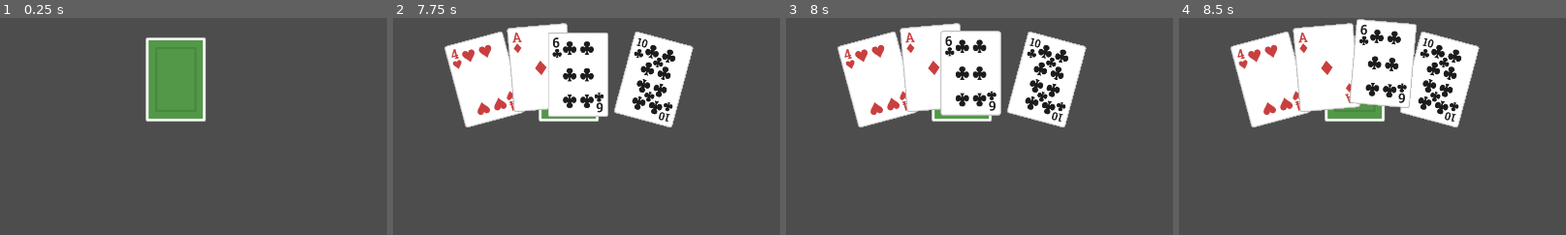
Above: before the commit, frames 1-4 (left to right).
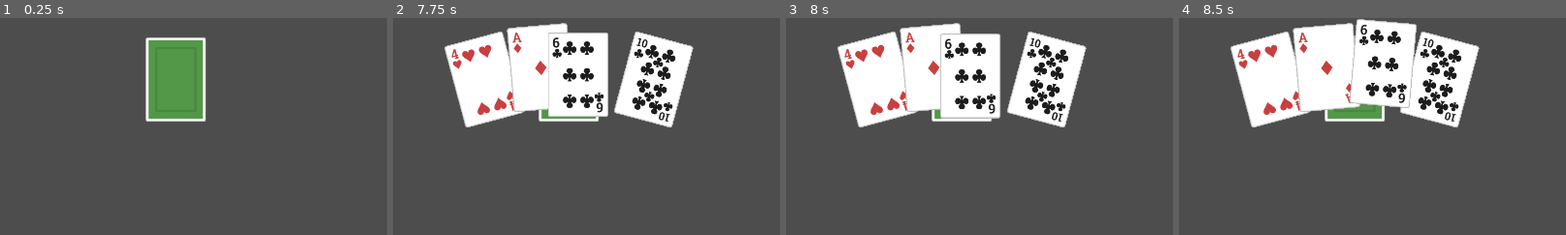
Above: after the commit, the same moments.

Repository: emabrey/card-framework
Game: Godot game, scene res://example1/example1.tscn
Two runs of this game, one before a commit and one after it. Both use one fixed random seed, a clock stepped at 60 frames per second and the inputs below. The project has no main scene, so this scene is started directly.
Inputs (mouse positions are % of the whole screen's width and height, from its top left):
- Up to frame 1 (0.25 s): no input
- Up to frame 2 (7.75 s): click "CreateCard" at 0.5 s; click "CreateCard" at 1.25 s; click "CreateCard" at 2 s; drag from (16, 48) to (60, 28) at 2.77 s; tap Enter at 3.5 s; drag from (26, 43) to (45, 70) at 3.52 s; move the mouse to (30, 43) at 4.27 s; click (30, 43) at 4.42 s; drag from (37, 46) to (20, 35) at 5.02 s; move the mouse to (35, 25) at 5.77 s; click (35, 25) at 5.92 s; drag from (72, 45) to (35, 25) at 6.52 s; move the mouse to (30, 55) at 7.27 s; click (30, 55) at 7.42 s
- Up to frame 3 (8 s): no input
- Up to frame 4 (8.5 s): drag from (60, 28) to (30, 55) at 8.02 s
The pictures show only the part of the screen within x 7-57%, y 42-92%; the shares and areas given below are measured in that part.

Frames 1-2 are identical in both runs. In frame 3, 1.9% of the frame differs, in the area x 39-56%, y 5-47%; in frame 4, nothing differs.

Commit message:
feat: card position is updated before moving it

Diff:
--- a/card_framework/card.gd
+++ b/card_framework/card.gd
@@ -101,6 +101,7 @@
 func move_to_card_container(_card_container: CardContainer):
 	rotation = 0
 	is_moving_to_destination = true
+	_card_container.update_card_positions(self)
 	destination = _card_container.drop_zone.get_place_zone()
 	target_container = _card_container
 
--- a/card_framework/card_container.gd
+++ b/card_framework/card_container.gd
@@ -75,12 +75,17 @@
 		remove_card(card)
 
 
-func add_card(card: Card) -> void:
-	Util.move_object(card, cards_node)
+func update_card_positions(card: Card) -> void:
 	card.card_container = self
-	_held_cards.append(card)
+	if not _held_cards.has(card):
+		_held_cards.append(card)
 	_update_target_z_index()
 	_update_target_positions()
+
+
+func add_card(card: Card) -> void:
+	update_card_positions(card)
+	Util.move_object(card, cards_node)
 
 
 func remove_card(card: Card) -> bool:
--- a/freecell/scenes/card_container/tableau.gd
+++ b/freecell/scenes/card_container/tableau.gd
@@ -13,7 +13,6 @@
 	super._ready()
 	restrict_to_top_card = false
 	CardFrameworkSignalBus.card_clicked.connect(_on_card_clicked)
-	CardFrameworkSignalBus.card_released.connect(_on_card_released)
 
 func _card_can_be_added(_cards: Array) -> bool:
 	if _cards.size() != 1:
@@ -40,9 +39,6 @@
 		return true
 
 	return false
-
-func _update_target_positions():
-	super._update_target_positions()
 
 
 func _calculate_offset(index: int) -> Vector2:
@@ -83,15 +79,6 @@
 func _on_card_clicked(card: Card):
 	freecell_game.hold_multiple_cards(card, self)
 
-
-# XXX: Test Code
-func _on_card_released(_card: Card):
-	pass
-	# if has_card(card):
-	# 	card.end_hovering(false)
-	# 	card.set_releasing()
-		# for i in _held_cards.size():
-		# 	var target_card = _held_cards[i]
-		# 	if target_card != card:
-		# 		target_card.end_hovering(false)
-		# 		target_card.set_releasing()
+func move_cards(cards: Array):
+	for card in cards:
+		card.move_to_card_container(self)
